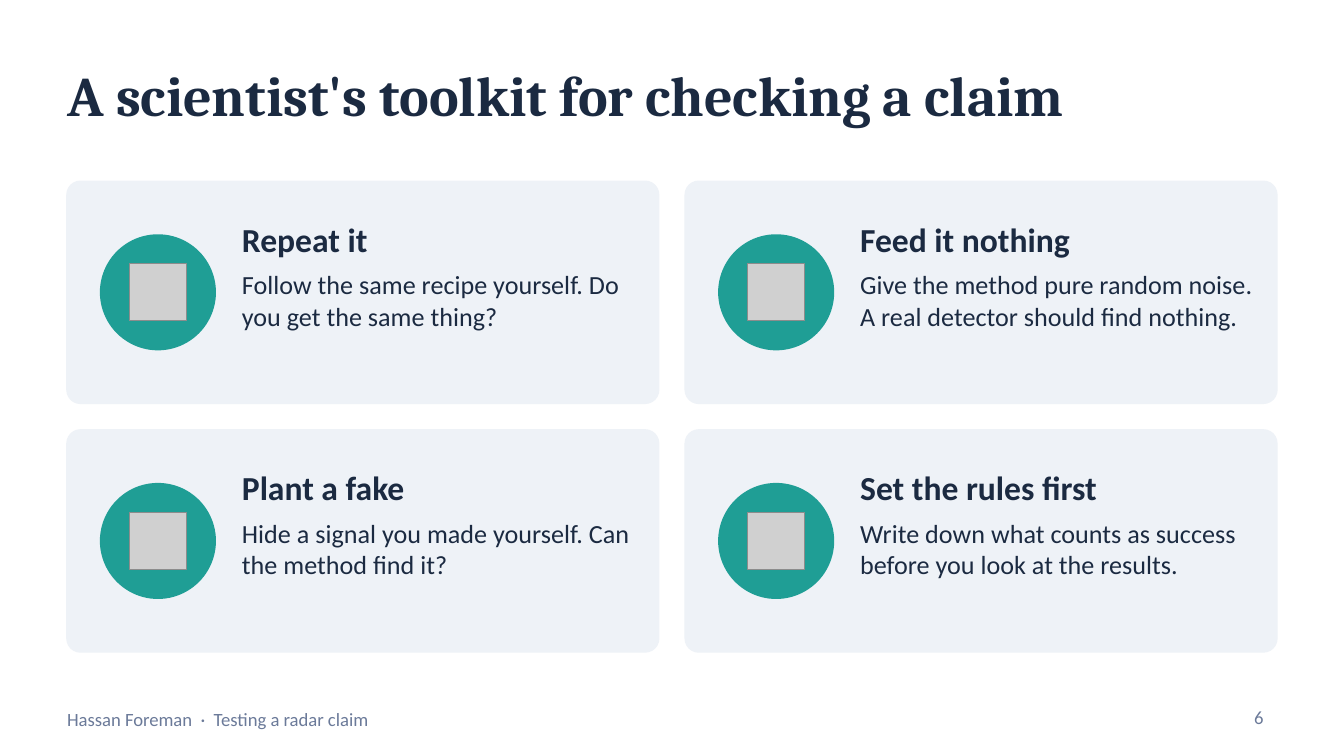
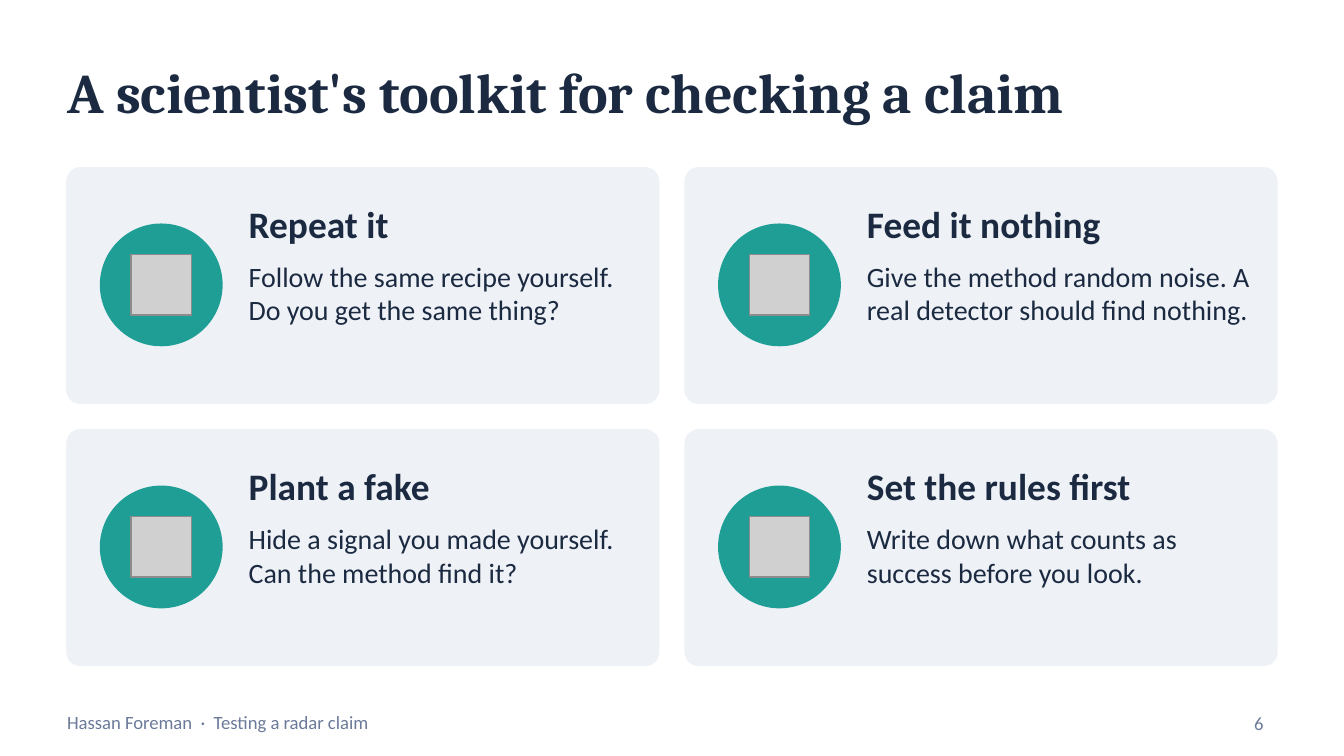
Before and after one commit to Hassanforeman/subsurface-sar-tomo, a slide deck: slide 6 of docs/outreach/Radar_and_the_Pyramids_Year9.pptx. Drawn at 1344x756 pixels with LibreOffice and Linux fonts; fonts in the diff are those of the drawing; grey boxes stand for pictures. Boxes give left, top, right and bottom in pixels: in the first picture for what was removed or moved away, otherwise in the second. Text is boxed around its words. In the diff, an @@ line names an element or a change of style, - is before the commit and + after.

```diff
--- a/docs/outreach/Radar_and_the_Pyramids_Year9.pptx
+++ b/docs/outreach/Radar_and_the_Pyramids_Year9.pptx
@@ title "A scientist's toolkit for checking ...": place and size @@
-title "A scientist's toolkit for checking ..." at [67,76,1064,129]
+title "A scientist's toolkit for checking ..." at [67,73,1064,125]
@@ rounded rectangle: place and size @@
-rounded rectangle at [67,181,659,403]
+rounded rectangle at [67,168,659,403]
@@ rounded rectangle: place and size @@
-rounded rectangle at [685,181,1277,403]
+rounded rectangle at [685,168,1277,403]
@@ text "Repeat it": place and size @@
-text "Repeat it" at [242,228,368,258]
+text "Repeat it" at [249,212,388,244]
@@ size 18 to 20 pt in 4 elements at [249,473,429,501], [867,473,1130,501], [249,212,388,244], [867,211,1100,245] @@
@@ text "Feed it nothing": place and size @@
-text "Feed it nothing" at [860,228,1070,258]
+text "Feed it nothing" at [867,211,1100,245]
@@ ellipse: place and size @@
-ellipse at [101,235,215,349]
+ellipse at [101,224,222,345]
@@ ellipse: place and size @@
-ellipse at [719,235,833,349]
+ellipse at [719,224,840,345]
@@ picture: place and size @@
-picture at [129,263,185,320]
+picture at [130,255,191,316]
@@ text "Follow the same recipe yourself. ...": place and size @@
-text "Follow the same recipe yourself. ..." at [242,276,619,331]
+text "Follow the same recipe yourself. ..." at [249,267,613,325]
@@ text "Follow the same recipe yourself. ..." at [249,267,613,325]: size 14 to 15 pt @@
@@ picture: place and size @@
-picture at [747,263,804,320]
+picture at [750,255,810,316]
@@ text at [867,267,1249,325]: text changed; size 14 to 15 pt @@
-Give the method pure random noise. A real detector should find nothing.
+Give the method random noise. A real detector should find nothing.
@@ rounded rectangle: place and size @@
-rounded rectangle at [67,430,659,652]
+rounded rectangle at [67,430,659,665]
@@ proportions changed in 4 elements at [67,168,659,403], [685,168,1277,403], [67,430,659,665], [685,430,1277,665] @@
@@ rounded rectangle: place and size @@
-rounded rectangle at [685,430,1277,652]
+rounded rectangle at [685,430,1277,665]
@@ text "Plant a fake": place and size @@
-text "Plant a fake" at [242,476,405,501]
+text "Plant a fake" at [249,473,429,501]
@@ text "Set the rules first": place and size @@
-text "Set the rules first" at [860,476,1097,501]
+text "Set the rules first" at [867,473,1130,501]
@@ ellipse: place and size @@
-ellipse at [101,484,215,598]
+ellipse at [101,487,222,607]
@@ ellipse: place and size @@
-ellipse at [719,484,833,598]
+ellipse at [719,487,840,607]
@@ picture: place and size @@
-picture at [129,512,185,569]
+picture at [130,517,191,578]
@@ text "Hide a signal you made ..." at [249,529,613,583]: size 14 to 15 pt @@
@@ text "Hide a signal you made ...": place and size @@
-text "Hide a signal you made ..." at [242,525,629,574]
+text "Hide a signal you made ..." at [249,529,613,583]
@@ picture: place and size @@
-picture at [747,512,804,569]
+picture at [750,517,810,578]
@@ text at [867,529,1176,588]: text changed; size 14 to 15 pt @@
-Write down what counts as success before you look at the results.
+Write down what counts as success before you look.
@@ page number: place and size @@
-page number at [1254,711,1263,724]
+page number at [1254,717,1263,730]
```
Also in this commit, not shown: 8 other slides changed, 3 slides added, 2 slides removed, 6 other files.
